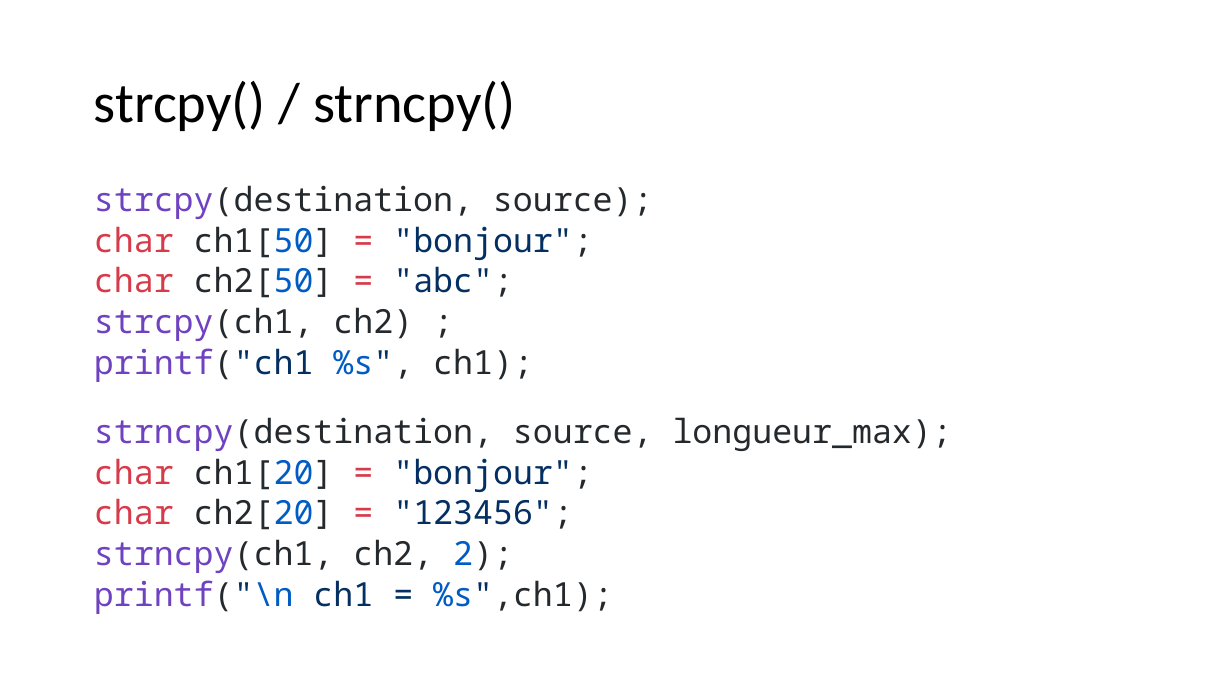
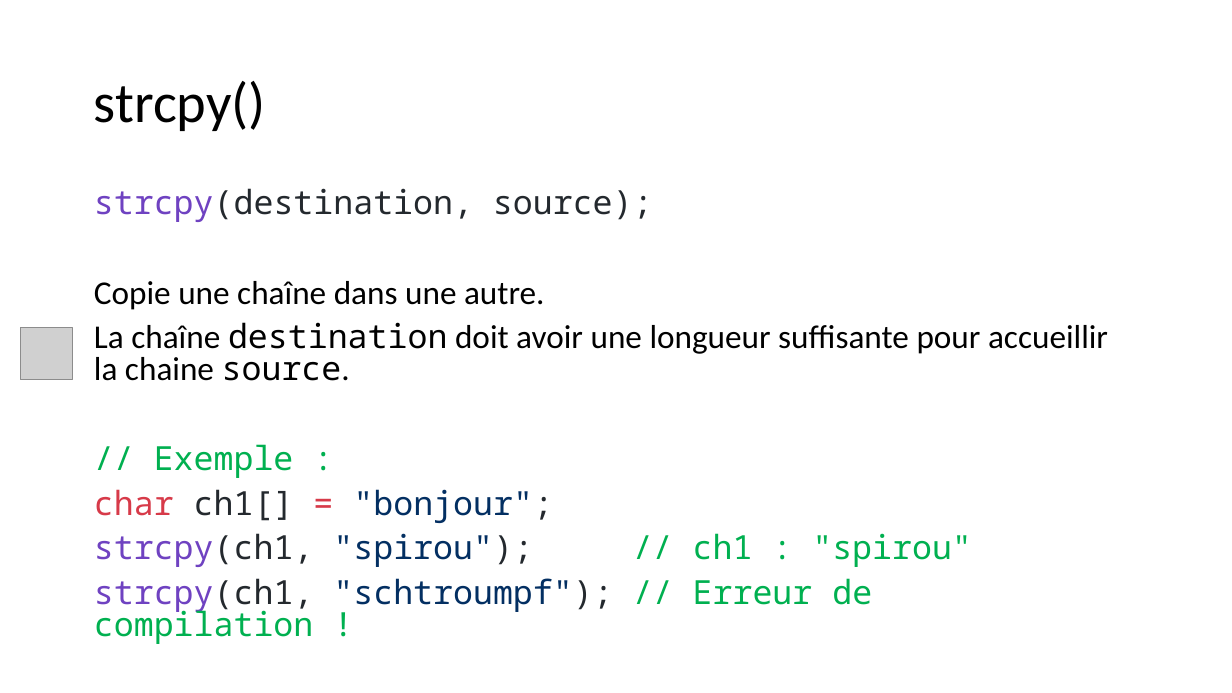
Before and after one commit to standard3/BTS1, a slide deck: slide 20 of 02_C/03_Tableaux/tableaux.pptx (slide 18 before the commit). Drawn at 1232x693 pixels with LibreOffice and Linux fonts; fonts in the diff are those of the drawing; grey boxes stand for pictures. Boxes give left, top, right and bottom in pixels: in the first picture for what was removed or moved away, otherwise in the second. Text is boxed around its words. In the diff, an @@ line names an element or a change of style, - is before the commit and + after.

```diff
--- a/02_C/03_Tableaux/tableaux.pptx
+++ b/02_C/03_Tableaux/tableaux.pptx
@@ title at (94, 81, 266, 131): text changed @@
-strcpy() / strncpy()
+strcpy()
@@ text at (94, 188, 653, 222): line spacing 0.7 to 0.8 @@
@@ text at (94, 281, 1108, 644): text changed; text colour #24292E to #000000 @@
-char ch1[50] = "bonjour";
-char ch2[50] = "abc";
-strcpy(ch1, ch2) ;
-printf("ch1 %s", ch1);
-strncpy(destination, source, longueur_max);
-char ch1[20] = "bonjour";
-char ch2[20] = "123456";
-strncpy(ch1, ch2, 2);
-printf("\n ch1 = %s",ch1);
+Copie une chaîne dans une autre.
+La chaîne destination doit avoir une longueur suffisante pour accueillir la chaine source.
+// Exemple :
+char ch1[] = "bonjour";
+strcpy(ch1, "spirou"); // ch1 : "spirou"
+strcpy(ch1, "schtroumpf"); // Erreur de compilation !
@@ picture added at (20, 328, 72, 380) @@
```
Also in this commit, not shown: 10 other slides changed, 5 slides added, 4 other files.
